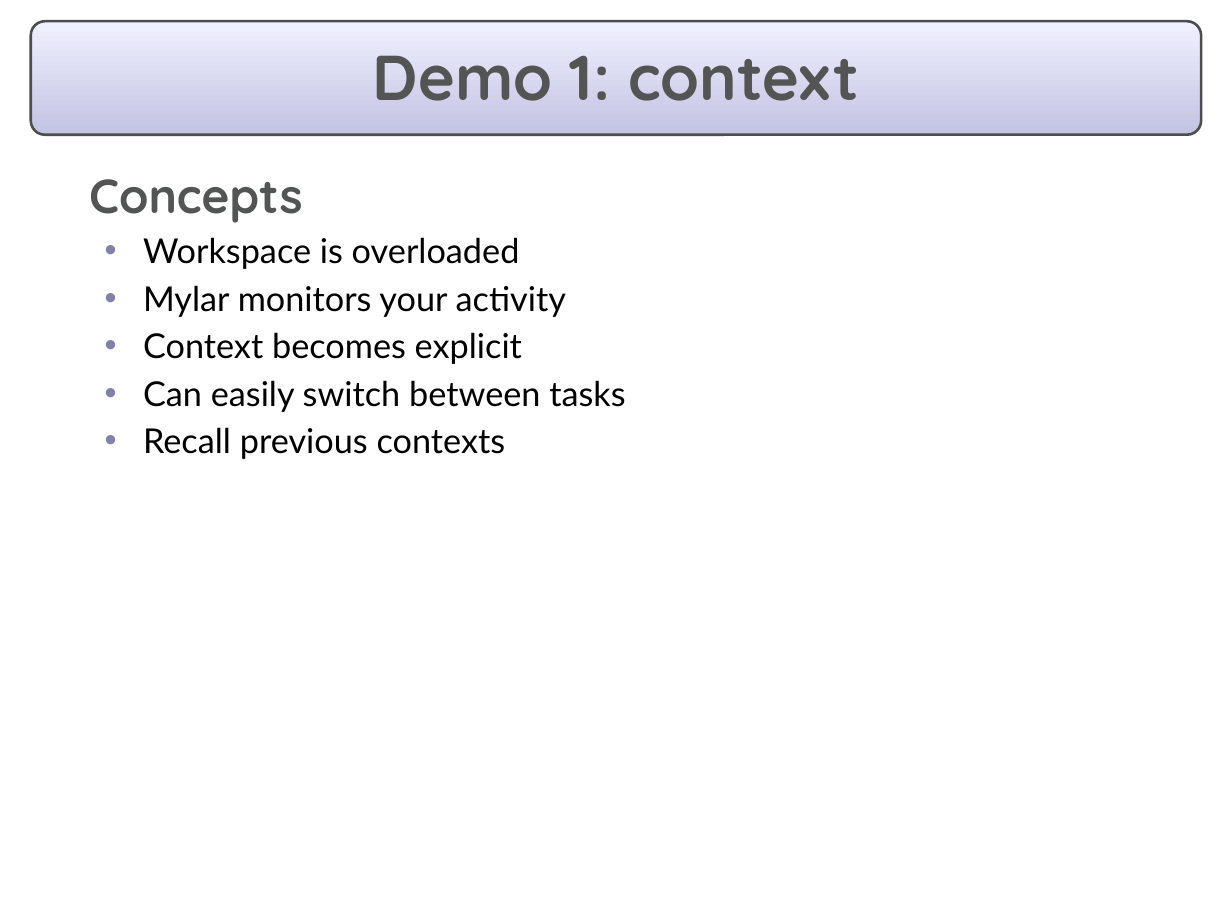
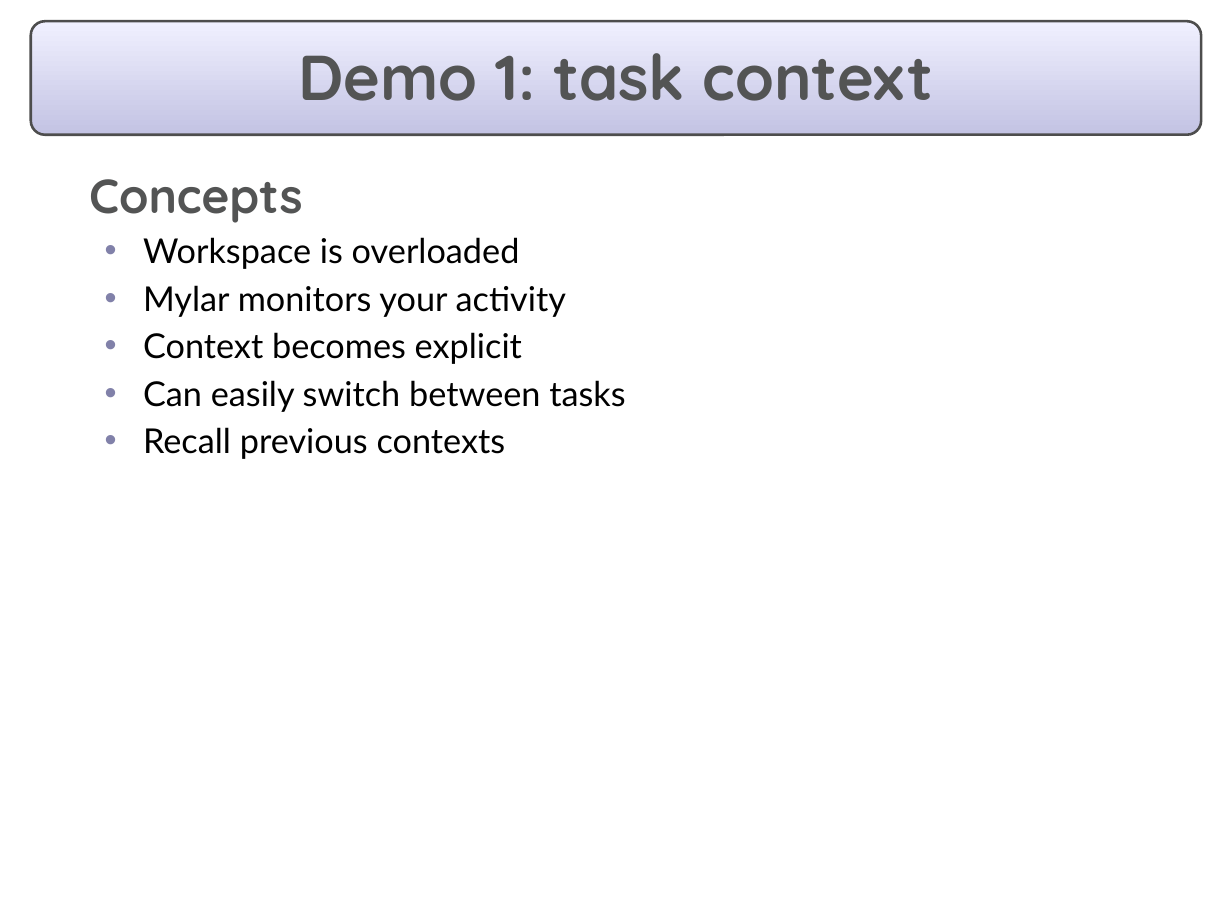
Before and after one commit to eclipse-mylyn/mylyn-website, a slide deck: slide 5 of publications/2006-03-mylar-eclipsecon-2.ppt. Drawn at 1232x924 pixels with LibreOffice and Linux fonts; fonts in the diff are those of the drawing. Boxes give left, top, right and bottom in pixels: in the first picture for what was removed or moved away, otherwise in the second. Text is boxed around its words. In the diff, an @@ line names an element or a change of style, - is before the commit and + after.

```diff
--- a/publications/2006-03-mylar-eclipsecon-2.ppt
+++ b/publications/2006-03-mylar-eclipsecon-2.ppt
@@ title at (298, 53, 934, 101): text changed @@
-Demo 1: context
+Demo 1: task context
```
Also in this commit, not shown: 12 other slides changed, 3 slides added, 5 slides removed.
